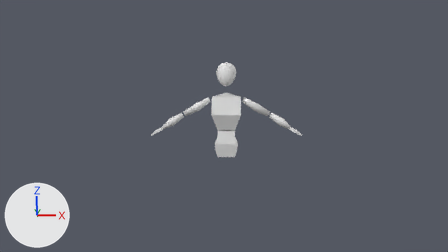
The Blender file assets/maybe main character.blend as it was, and as the next commit left it.
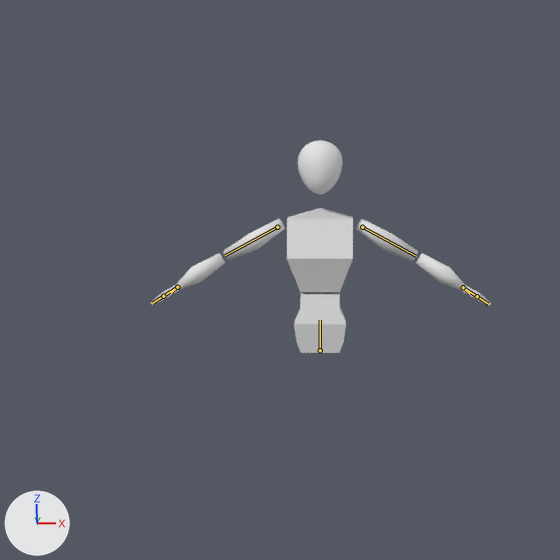
Old and new are each drawn from the file's camera 'Camera' and again close up on the part from 19% to 74% of the width and 0% to 99% of the height. The axes (+X, +Y, +Z) are drawn at lower left. The lights are the same throughout. The bones that change are drawn over the model as lines in the close-ups.

Names of what the first close-up shows: 'Sphere', 'bacino', 'busto', 'left bicep', 'left fingers', 'left forearm', 'left palm', 'left thumb', 'right bicep', 'right fingers', 'right forearm', 'right palm', 'right thumb'.
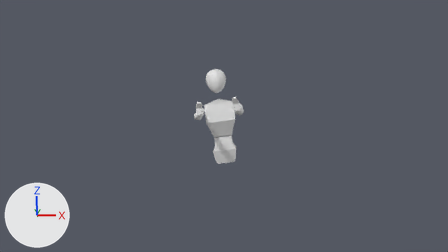
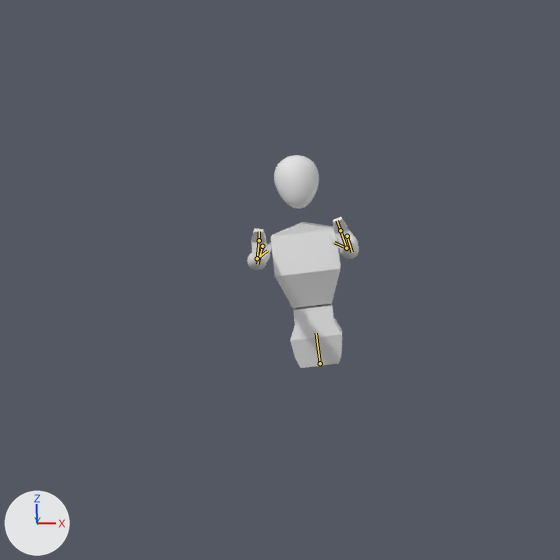
The newer file adds an action. The first version stands in its rest pose; the second is drawn at frame 30 of the action 'right.combat'.

Where the change shows, as pixel boxes (x1, y1, x2, y2) in the close-ups (560 x 560 px):
'busto', posed: before (287, 208, 353, 292); after (271, 222, 341, 308)
'bacino', posed (6% taller): before (294, 292, 346, 353); after (290, 303, 342, 368)
'Sphere', posed: before (298, 140, 343, 194); after (274, 155, 319, 209)
'left bicep', posed: before (356, 219, 418, 261); after (348, 230, 358, 244)
'right bicep', posed: before (223, 219, 285, 261); after (264, 243, 270, 261)
'left forearm', posed (60% narrower, 49% shorter): before (416, 253, 465, 291); after (340, 240, 359, 259)
'right forearm', posed: before (176, 253, 225, 290); after (247, 253, 267, 270)
'left palm', posed (43% taller): before (462, 286, 480, 299); after (334, 230, 351, 249)
'right palm', posed (16% narrower, 33% taller): before (161, 285, 179, 299); after (251, 240, 266, 259)
'left fingers', posed (7% wider, 38% taller): before (477, 294, 491, 306); after (333, 217, 348, 234)
'right fingers', posed: before (151, 294, 164, 305); after (251, 229, 266, 242)
'right thumb', posed (12% narrower): before (462, 285, 477, 299); after (329, 235, 342, 249)
'left thumb', posed (31% narrower, 29% taller): before (164, 285, 179, 298); after (262, 242, 272, 259)
bone 'spine', root to tip: before (320, 350) to (320, 320); after (320, 363) to (316, 333)
bone 'upper_arm.L', root to tip: before (362, 227) to (416, 256); after (347, 236) to (352, 252)
bone 'hand.L', root to tip: before (463, 287) to (477, 296); after (346, 248) to (340, 230)
bone 'hand.L.001', root to tip: before (477, 296) to (488, 304); after (340, 230) to (337, 220)
bone 'forearm.L.001', root to tip: before (463, 287) to (469, 293); after (346, 248) to (334, 242)
bone 'upper_arm.R', root to tip: before (277, 227) to (225, 255); after (262, 246) to (257, 264)
bone 'hand.R', root to tip: before (177, 287) to (163, 296); after (257, 258) to (259, 240)
bone 'hand.R.001', root to tip: before (163, 296) to (152, 303); after (259, 240) to (259, 231)
bone 'forearm.R.001', root to tip: before (177, 287) to (171, 293); after (257, 258) to (267, 250)

The change in detail:
Bone 'spine' (bone_spine) moves from (0.0, 0.0, 0.0) to (0.0, -0.058, 0.015).
Bone 'spine' (bone_spine) turns from (0, 0, 0) to (0, 2, 7) degrees about its own x, y and z.
Bone 'upper_arm.L' (bone_upper_arm_l) turns from (0, 0, 0) to (85, 9, -54) degrees about its own x, y and z.
Bone 'hand.L' (bone_hand_l) turns from (0, 0, 0) to (97, 5, 95) degrees about its own x, y and z.
Bone 'hand.L.001' (bone_hand_l_001) turns from (0, 0, 0) to (1, -3, -42) degrees about its own x, y and z.
Bone 'forearm.L.001' (bone_forearm_l_001) turns from (0, 0, 0) to (-31, 131, -69) degrees about its own x, y and z.
Bone 'upper_arm.R' (bone_upper_arm_r) turns from (0, 0, 0) to (85, -9, 54) degrees about its own x, y and z.
Bone 'hand.R' (bone_hand_r) turns from (0, 0, 0) to (97, -5, -95) degrees about its own x, y and z.
Bone 'hand.R.001' (bone_hand_r_001) turns from (0, 0, 0) to (1, 4, 48) degrees about its own x, y and z.
Bone 'forearm.R.001' (bone_forearm_r_001) turns from (0, 0, 0) to (-31, -131, 69) degrees about its own x, y and z.
